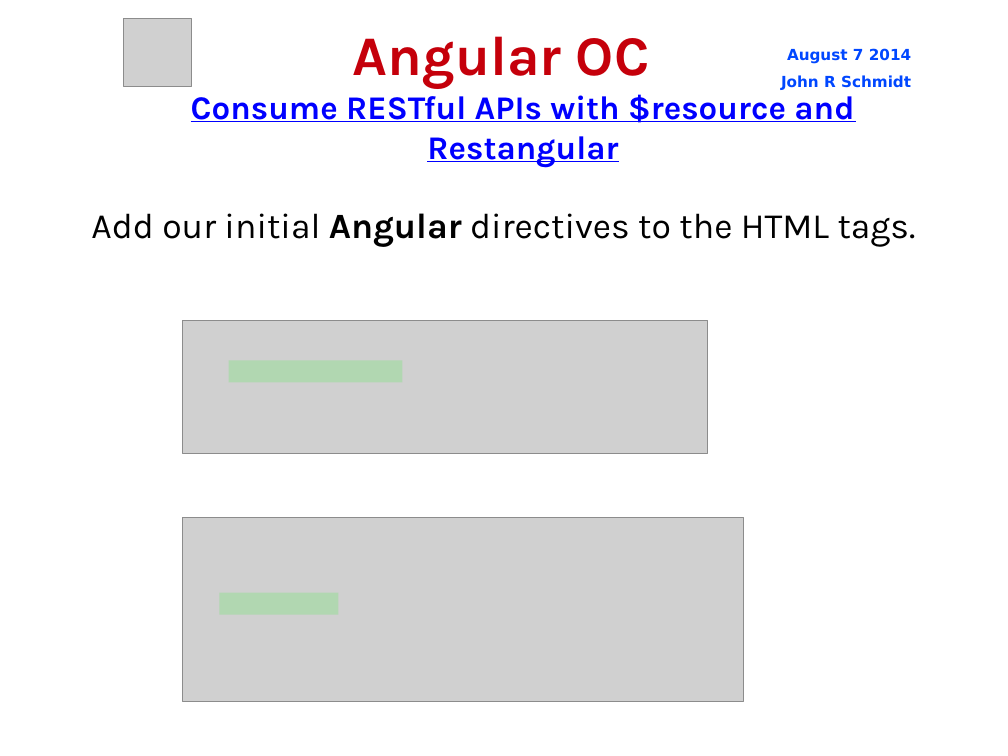
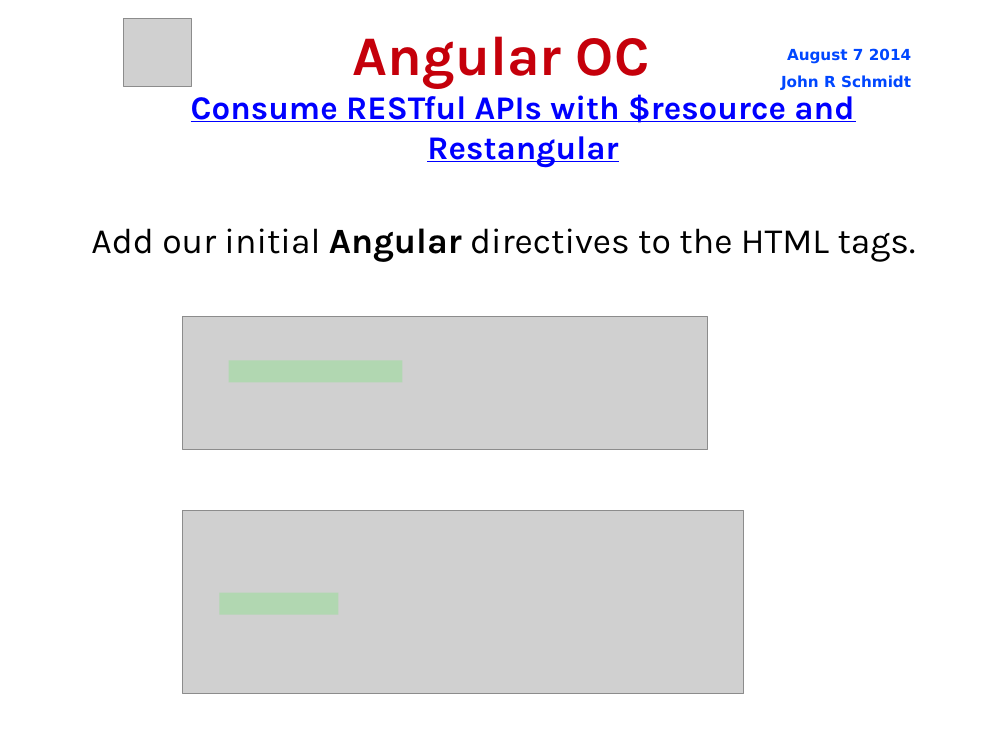
Before and after one commit to jrschmidt/fifa-angular-rest-demo, a slide deck: slide 17 of fifa.odp. Drawn at 1008x756 pixels with LibreOffice and Linux fonts; fonts in the diff are those of the drawing; grey boxes stand for pictures; background and template pictures are left out. Boxes give left, top, right and bottom in pixels: in the first picture for what was removed or moved away, otherwise in the second. Text is boxed around its words. In the diff, an @@ line names an element or a change of style, - is before the commit and + after.

```diff
--- a/fifa.odp
+++ b/fifa.odp
@@ subtitle "Add our initial Angular directives ...": place and size @@
-subtitle "Add our initial Angular directives ..." at <box>91,213,916,247</box>
+subtitle "Add our initial Angular directives ..." at <box>91,228,916,262</box>
@@ picture: place and size @@
-picture at <box>183,320,708,454</box>
+picture at <box>183,316,708,450</box>
@@ picture: place and size @@
-picture at <box>183,518,745,702</box>
+picture at <box>183,510,745,694</box>
```
Also in this commit, not shown: 13 other slides changed, 5 slides added.
